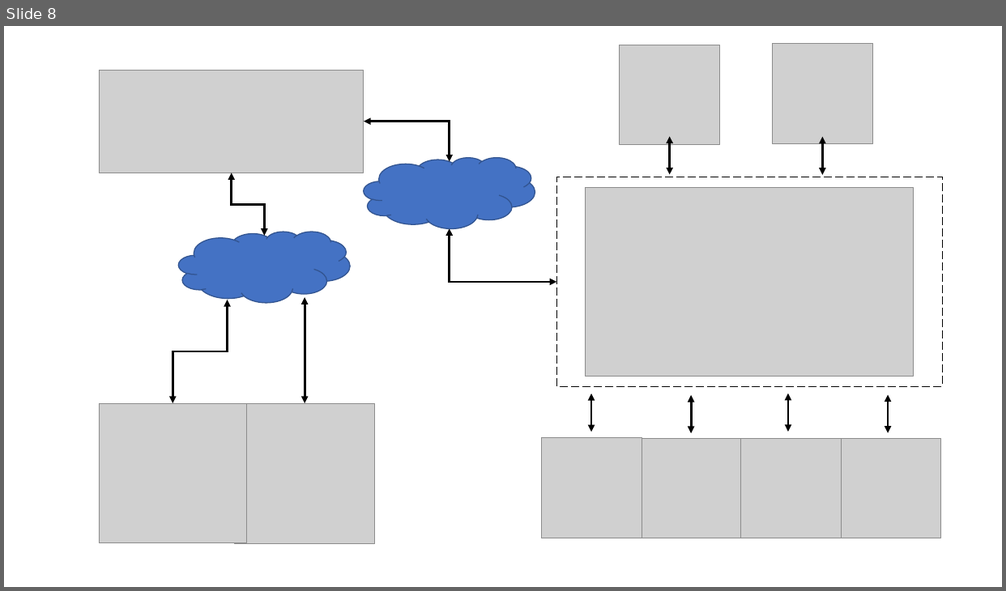
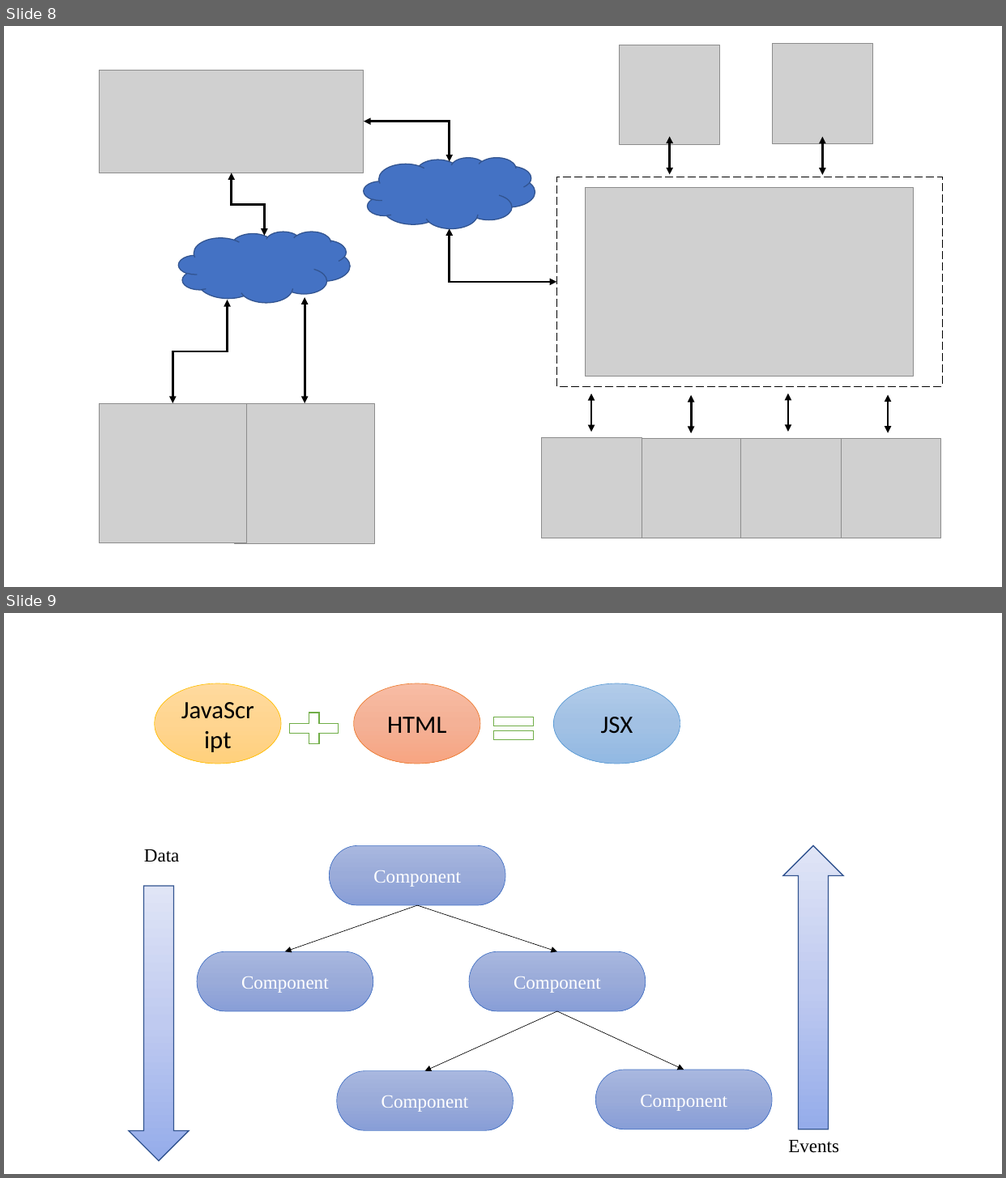
Before and after one commit to duongtln/LVTN, a slide deck: mohinhsodo.pptx. Shown one above the other, each under a label of ours: slide 8 before the commit, slides 8 and 9 after it. The pictures are 1006x591 and 1006x1178 pixels, drawn with LibreOffice and Linux fonts; fonts in the diff are those of the drawing; grey boxes stand for pictures. Boxes give left, top, right and bottom in pixels: in the first picture for what was removed or moved away, otherwise in the second. Text is boxed around its words. In the diff, an @@ line names an element or a change of style, - is before the commit and + after.

```diff
--- a/mohinhsodo.pptx
+++ b/mohinhsodo.pptx
@@ slide 9 added at (4,613,1002,1174), background #FFFFFF @@
@@ group added at (155,683,680,764): 3 ellipses, 1 plus sign, 1 math equal @@
+JavaScript
+HTML
+JSX
@@ group added at (129,845,843,1161): 5 pill shapes, 4 arrows, 2 texts, 1 down arrow, 1 up arrow @@
+Component
+Component
+Component
+Component
+Component
+Data
+Events
```
Also in this commit, not shown: 2 other slides added, 1 other file.
